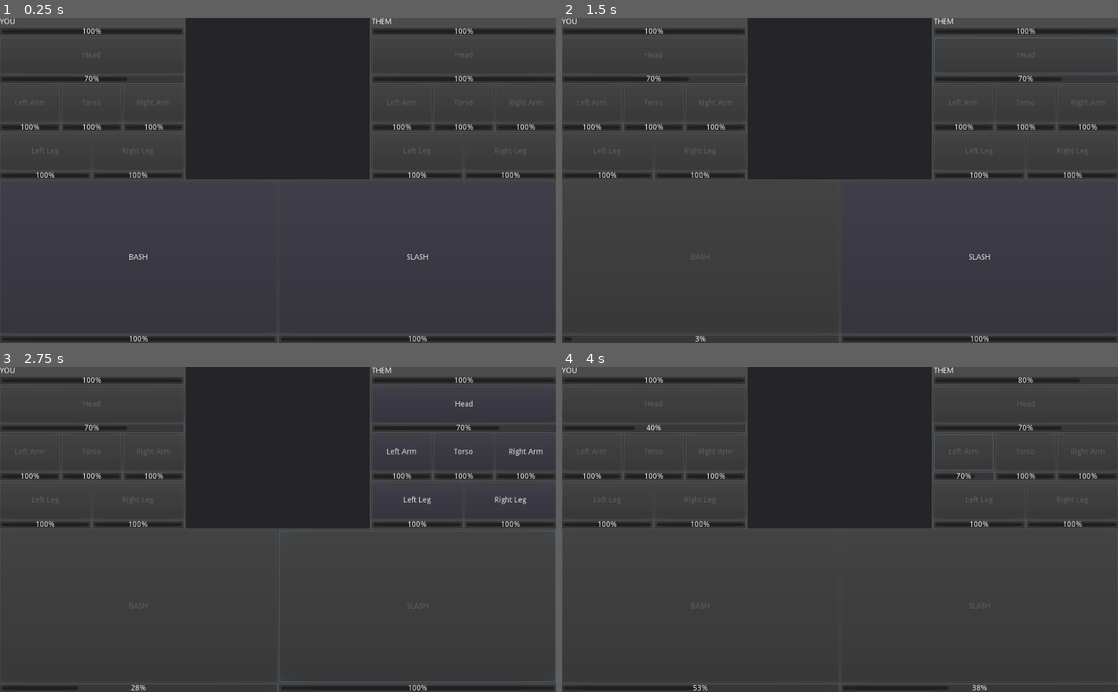
Above: before the commit, frames 1-4 (two rows, left to right).
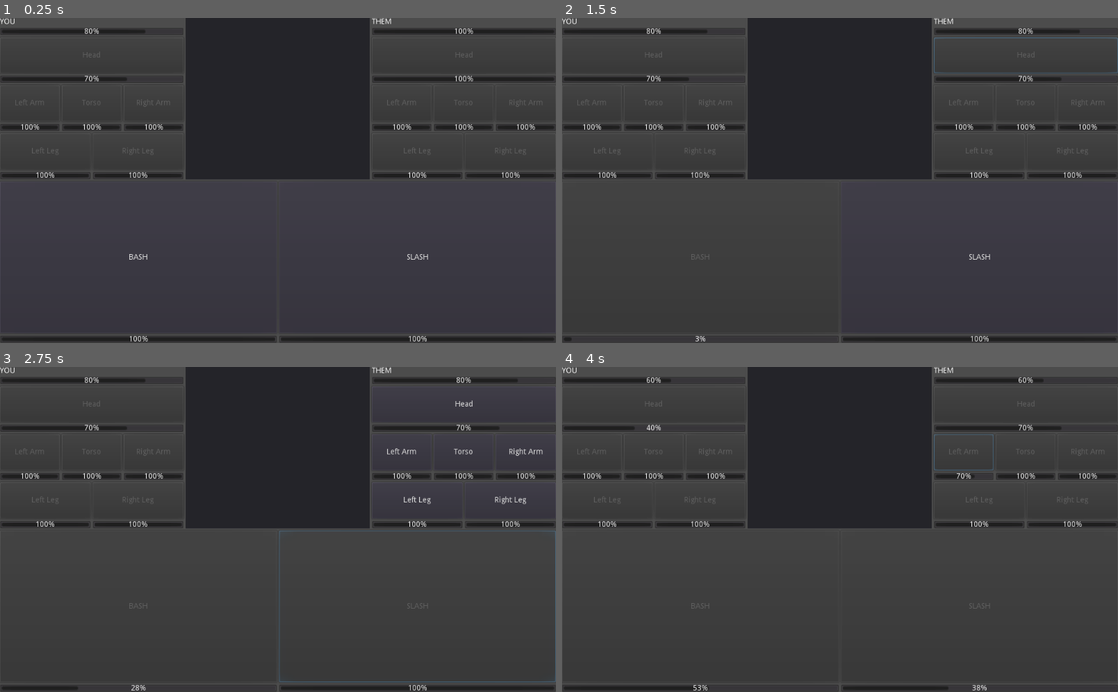
Above: after the commit, the same moments.

Repository: CertifiedIdiots/Tick
Game: Godot game, scene res://Game.tscn
Same seed, same stepped clock (60 frames per second), same inputs: the game is played once before the commit and once after it.
Inputs:
- Up to frame 1 (0.25 s): no input
- Up to frame 2 (1.5 s): click "BASH" at 0.5 s; click "Head" at 1.25 s
- Up to frame 3 (2.75 s): click "SLASH" at 2 s
- Up to frame 4 (4 s): click "Left Arm" at 2.75 s

The runs differ from the first frame. In frame 1, less than 0.1% of the frame differs, in the area x 14-33%, y 3-5%; in frame 2, 0.2%; in frame 3, 0.2%; in frame 4, 0.2%, in the area x 14-93%, y 3-5%.

Commit message:
Set HP to zero

Diff:
--- a/Game/Head.gd
+++ b/Game/Head.gd
@@ -6,6 +6,6 @@
 
 func damage(amount):
 	health = max(0, health - amount)
+	owner.damage(amount)
 	if health <= 0:
-		pass
-		# kill entity?
+		owner.health = 0
